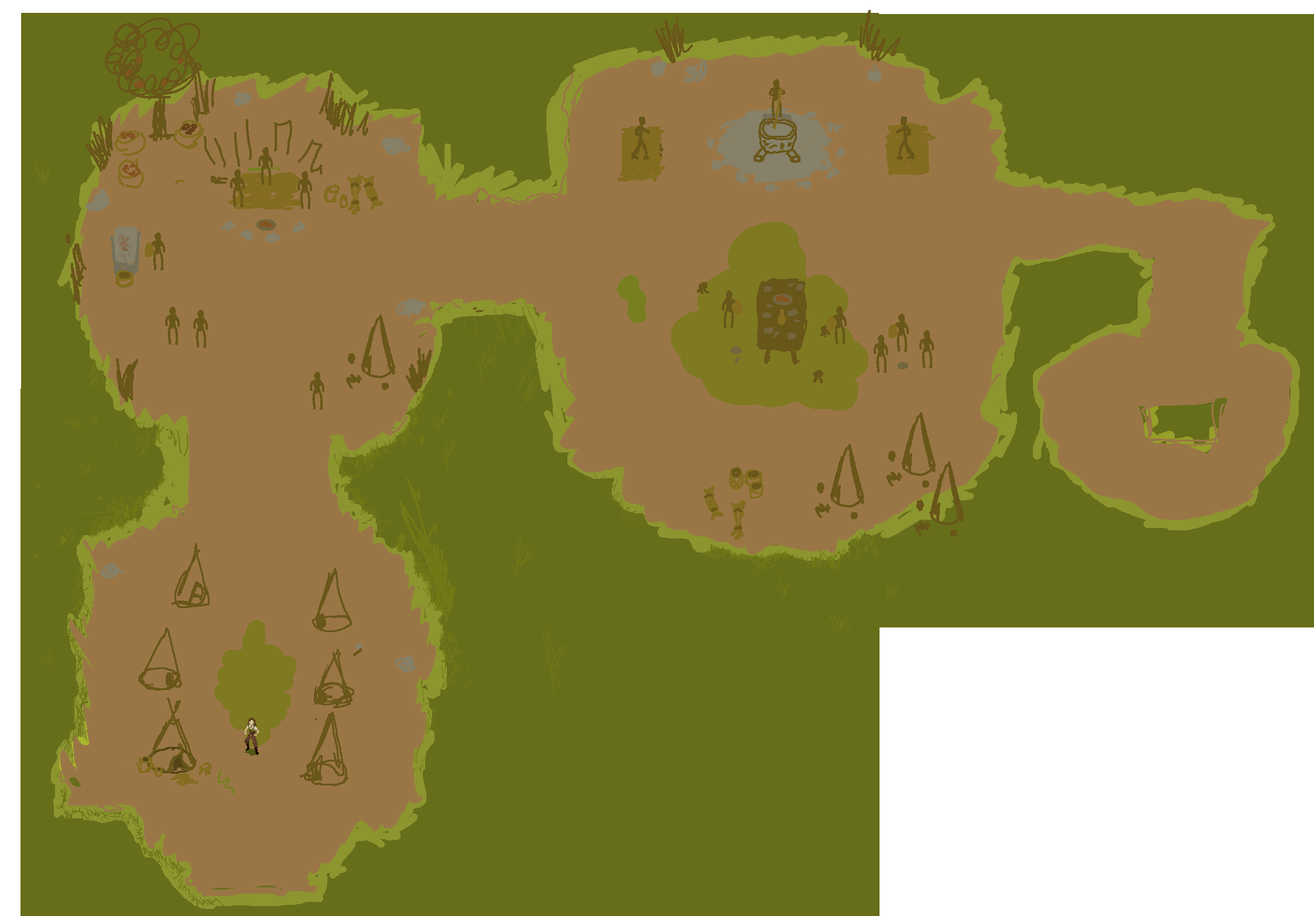
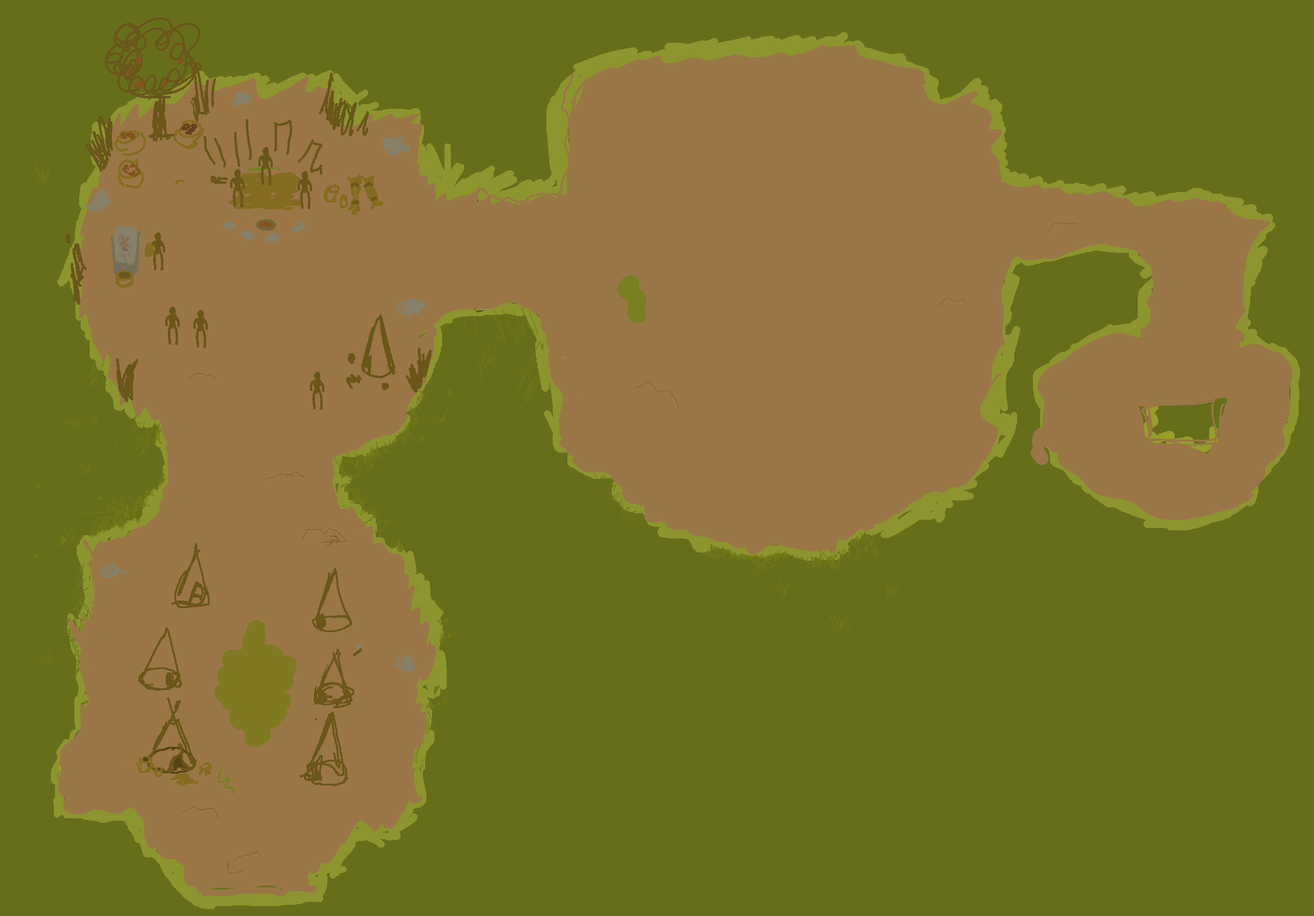
Layered file, before and after one edit (1314px x 916px). Changes by layer:
hid "personagem" over <box>244,717,261,756</box>
hid group "cooking room" (20 layers) over <box>617,9,964,541</box>
painted on "layout" (2nd of 2, in "layout") over <box>57,158,1155,894</box>
painted on "Relva" over <box>56,419,567,907</box>
painted on "SombraRelva" over <box>67,413,442,770</box>
painted on "Layer 1" over <box>0,0,1314,916</box>
